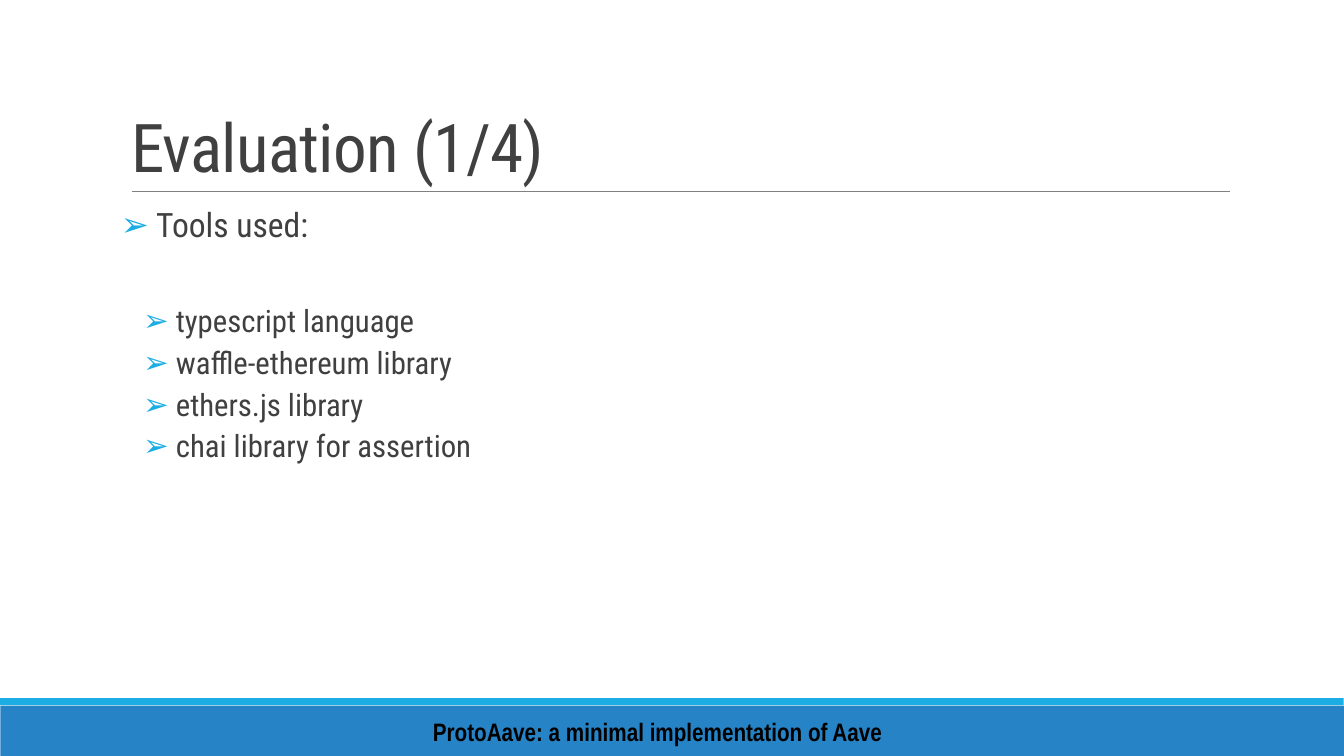
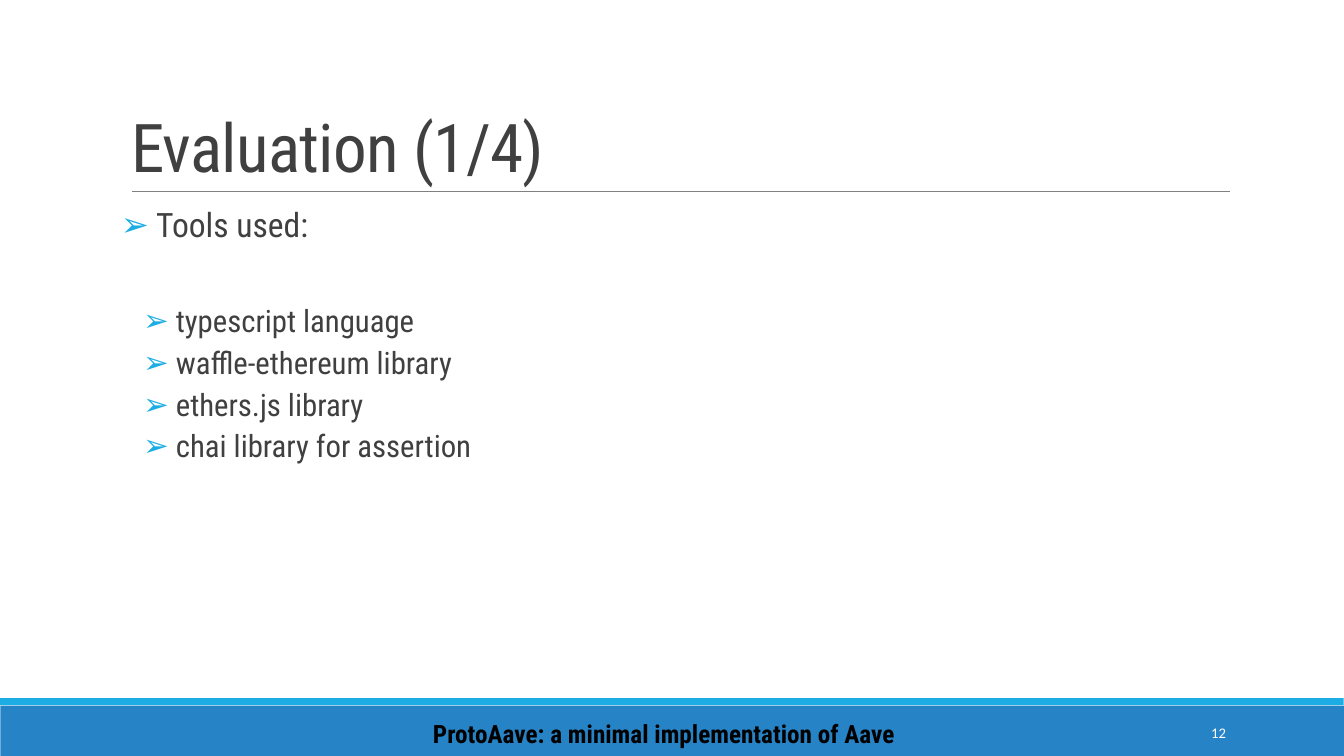
Before and after one commit to enricopiseddu/lendingPool, a slide deck: slide 12 of presentation.pptx. Drawn at 1344x756 pixels with LibreOffice and Linux fonts; fonts in the diff are those of the drawing. Boxes give left, top, right and bottom in pixels: in the first picture for what was removed or moved away, otherwise in the second. Text is boxed around its words. In the diff, an @@ line names an element or a change of style, - is before the commit and + after.

```diff
--- a/presentation.pptx
+++ b/presentation.pptx
@@ text "ProtoAave: a minimal implementation of ..." at box(433, 724, 894, 748): font Arial Narrow to Roboto Condensed @@
@@ page number added at box(1211, 728, 1226, 738), 10.5 pt, text #FFFFFF @@
+12
```
Also in this commit, not shown: 15 other slides changed.
